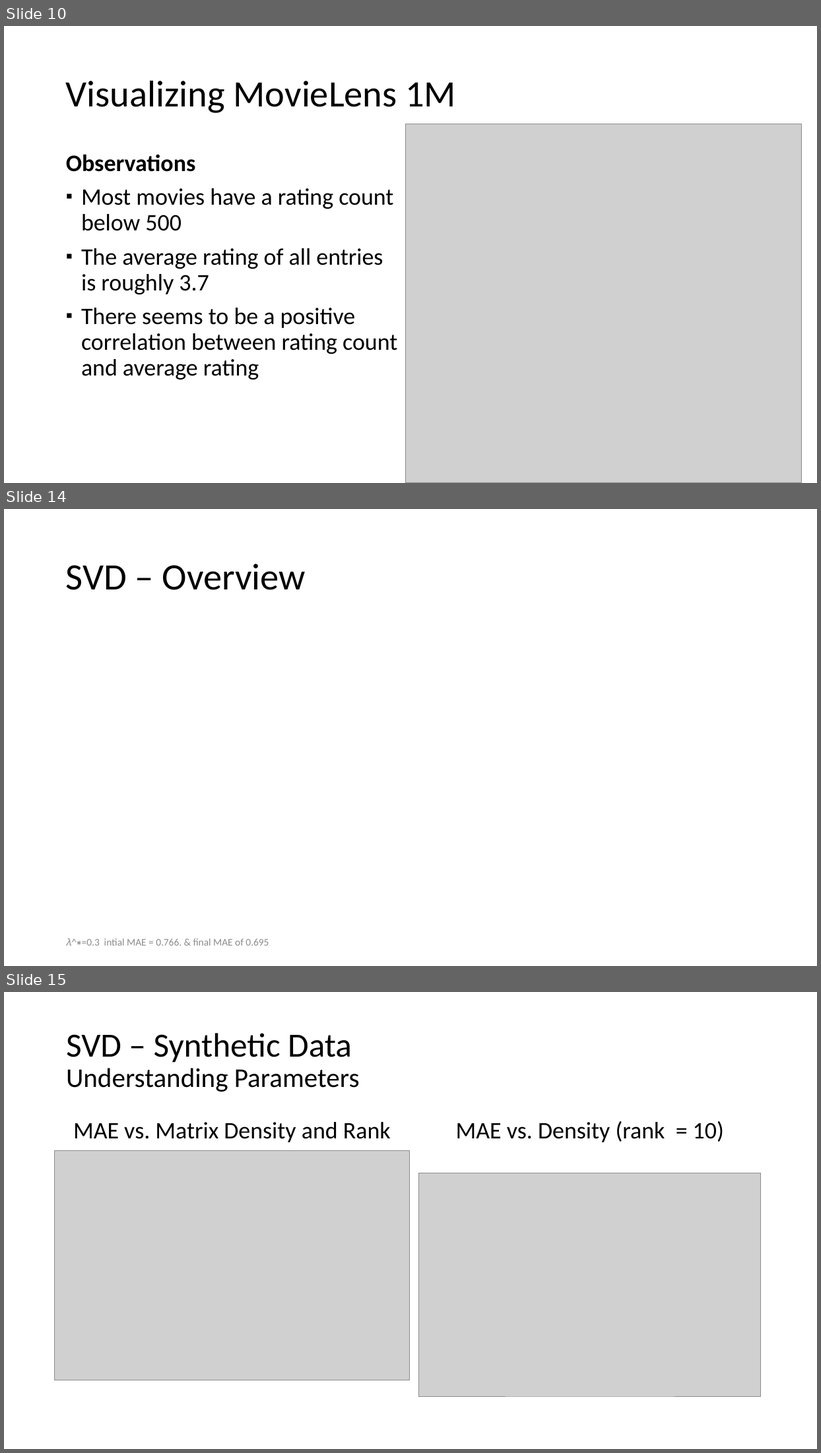
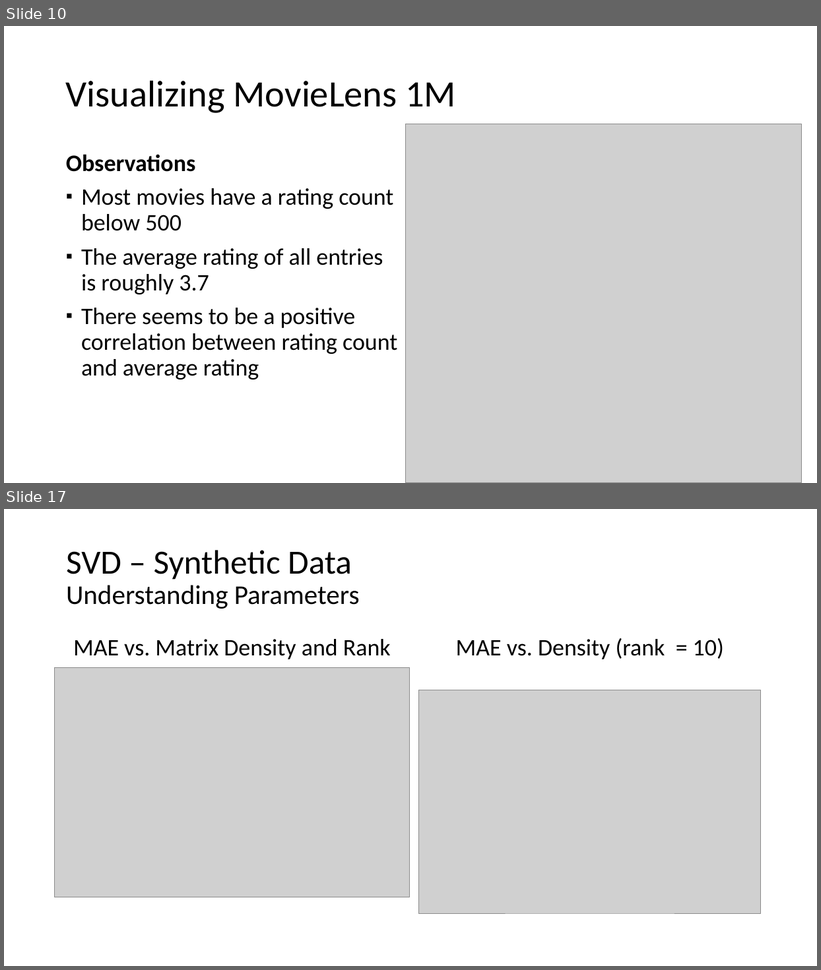
Before and after one commit to usef-kh/MovieLens-Recommendation-System, a slide deck: Understanding Recommendation Systems_Marco.pptx. Shown one above the other, each under a label of ours: slides 10, 14 and 15 before the commit, slides 10 and 17 after it; the slides between them are not shown. The pictures are 821x1453 and 821x970 pixels, drawn with LibreOffice and Linux fonts; fonts in the diff are those of the drawing; grey boxes stand for pictures. Boxes give left, top, right and bottom in pixels: in the first picture for what was removed or moved away, otherwise in the second. Text is boxed around its words. In the diff, an @@ line names an element or a change of style, - is before the commit and + after.

```diff
--- a/Understanding Recommendation Systems_Marco.pptx
+++ b/Understanding Recommendation Systems_Marco.pptx
@@ slide 14 removed at (4, 509, 817, 966), background #FFFFFF @@
@@ title removed at (66, 564, 306, 590) @@
-SVD – Overview
@@ text removed at (66, 939, 269, 946) @@
-𝜆^∗=0.3 intial MAE = 0.766. & final MAE of 0.695
@@ what was slide 15 is now slide 17 @@
```
Also in this commit, not shown: 14 slides changed, 6 slides added, 2 other slides removed, 2 other files.
